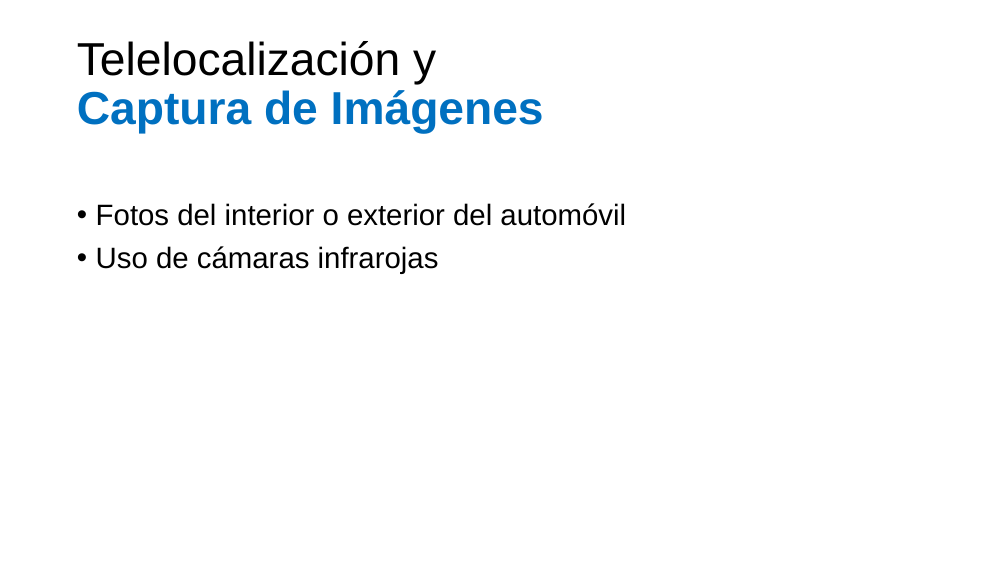
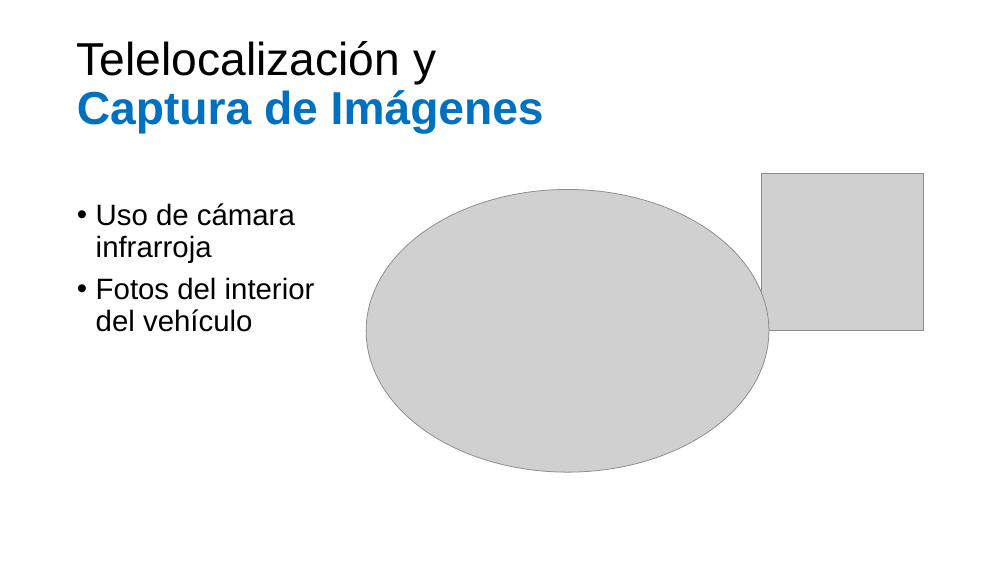
Before and after one commit to aludena18/Tesis, a slide deck: slide 3 of Telelocalización y Captura de Imágenes.pptx. Drawn at 1008x567 pixels with LibreOffice and Linux fonts; fonts in the diff are those of the drawing; grey boxes stand for pictures. Boxes give left, top, right and bottom in pixels: in the first picture for what was removed or moved away, otherwise in the second. Text is boxed around its words. In the diff, an @@ line names an element or a change of style, - is before the commit and + after.

Commit message:
ppt

```diff
--- a/Telelocalización y Captura de Imágenes.pptx
+++ b/Telelocalización y Captura de Imágenes.pptx
@@ picture added at bbox=[761, 173, 923, 330] @@
@@ text at bbox=[96, 203, 315, 332]: text changed @@
-• Fotos del interior o exterior del automóvil
-• Uso de cámaras infrarojas
+• Uso de cámara infrarroja
+• Fotos del interior del vehículo
@@ picture added at bbox=[366, 190, 769, 473] @@
```
Also in this commit, not shown: 1 slide added, 3 other files.
